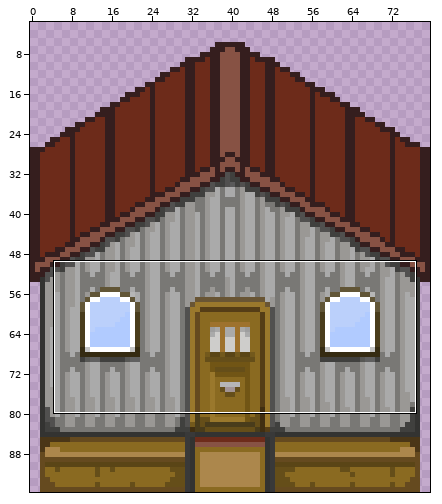
Two versions of one sprite sheet, Assets/Sprites/Wall Tilemaps/homewall.png. The picture above shows the old version from afar; the outline marks the close-up.
Close-up. Old version:
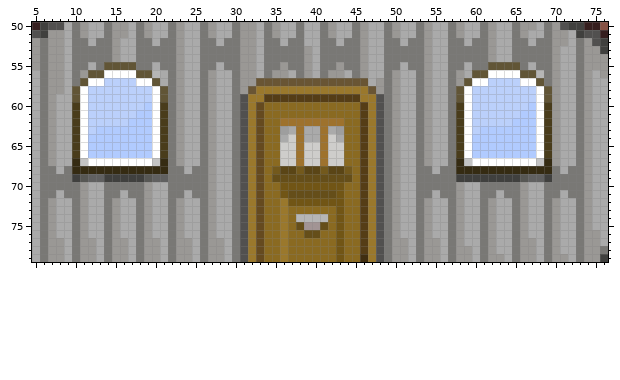
The file is 80x96 pixels. Colours within 5 levels of each other are drawn and written as one. Shown: x 5..76, y 50..79. The wide view leaves out empty margins.
Once edited:
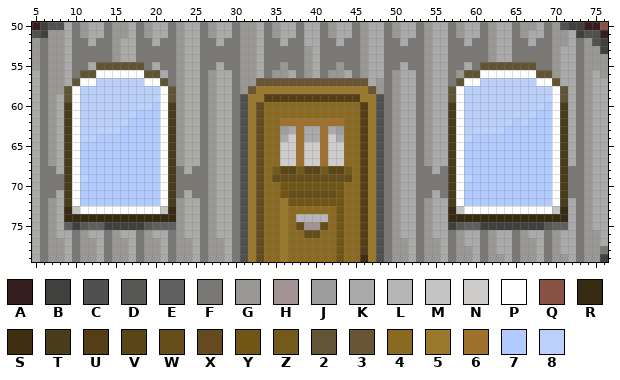
Palette (. is transparent): A #351e1e  B #40403e  C #51504f  D #575754  E #606060  F #797875  G #9a9895  H #a29494  J #9e9e9e  K #aaaaaa  L #b6b6b6  M #c4c4c4  N #cecdcb  P #ffffff  Q #875244  R #352b12  S #402e11  T #493c1b  U #553d16  V #5a4516  W #654e19  X #654a1f  Y #715515  Z #73591c  2 #615536  3 #695534  4 #8a6a21  5 #9a782c  6 #9e722d  7 #b1cbff  8 #bbd0fb
Change:
Changed rows in their new state; - is an unchanged pixel.
first column x 9:
55 ----2----2------------------------------------------2----22----
56 --2-P----P-2--------------------------------------2-P----PP22--
57 -2P-8----8-P2------------------------------------2P-8----88PP2-
58 2P8--------8P2----------------------------------2P8--------88P2
59 2P8--------8P2----------------------------------2P8--------88P2
60 TP8-------87PT----------------------------------TP8-------887PT
61 TP8--------7PT----------------------------------TP8------8877PT
62 TP8--------7PT----------------------------------TP8------8-77PT
63 TP8-888----7PT----------------------------------TP8-888----77PT
64 TP88-------7PT----------------------------------TP8--------77PT
65 TP7--------7PT----------------------------------TP7--------77PT
66 TP7--------7PT----------------------------------TP7--------77PT
67 TP7777777777PT----------------------------------TP77777777777PT
68 TP7777777777PT----------------------------------TP77777777777PT
69 TP8777777777PT----------------------------------TP87777777777PT
70 TP7777777777PT----------------------------------TP77777777777PT
71 TP7777777777PT----------------------------------TP77777777777PT
72 TP7777777777PT----------------------------------TP77777777777PT
73 RMPPPPPPPPPPMR----------------------------------RMPPPPPPPPPPPMR
74 RRRRRRRRRRRRRR----------------------------------RRRRRRRRRRRRRRR
75 EBDEEBBBBBDEEE----------------------------------BDEEBBBBBBBBDEE
